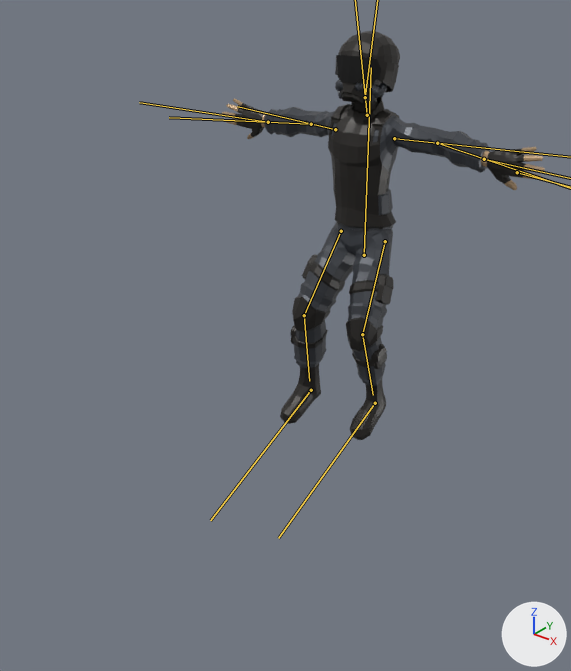
The glTF model public/models/SWAT.glb: old version first, new version second.
Rendered twice from a 50 mm lens placed at (0.019, 0.7141, 0.3658), pointed at (0.0015, 0.7358, 0.3523). The axes (+X, +Y, +Z) are drawn at lower right. The lights are the same throughout. The first picture is the older version. Both versions are drawn at frame 19 of the action 'CharacterArmature|Death'; the numbers are the values there. The bones that change are drawn over the model as lines.

Objects in the first picture: 'Swat_Body', 'Swat_Feet', 'Swat_Head', 'Swat_Legs'.
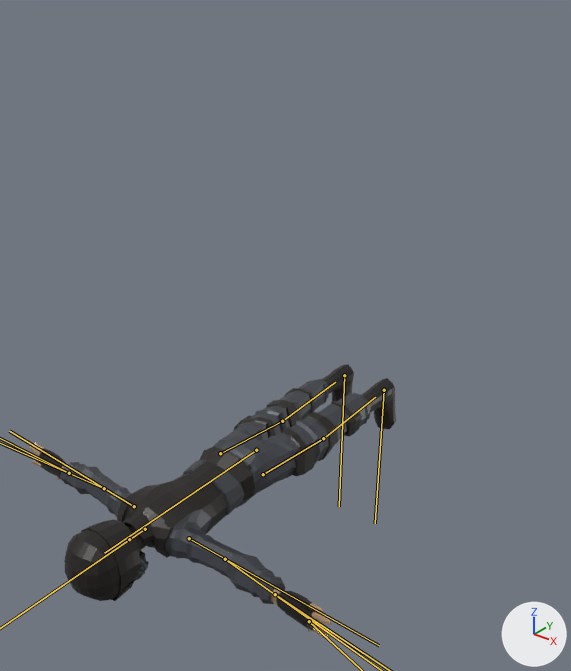
Pixel boxes (x1, y1, x2, y2) of what changed, in the pictures (571 x 671 px):
```json
{"object": "Swat_Body", "change": "posed", "before": [222, 97, 545, 229], "after": [27, 443, 335, 641], "on screen": "50% taller"}
{"object": "Swat_Legs", "change": "posed", "before": [290, 222, 394, 386], "after": [213, 379, 371, 496], "on screen": "51% wider, 28% shorter"}
{"object": "Swat_Head", "change": "posed", "before": [335, 31, 400, 113], "after": [64, 519, 149, 601]}
{"object": "Swat_Feet", "change": "posed", "before": [280, 364, 386, 440], "after": [320, 364, 396, 429]}
{"bone": "Body", "before": "(364, 255) to (371, 67)", "after": "(256, 450) to (104, 553)"}
{"bone": "UpperArm.R", "before": "(335, 129) to (237, 106)", "after": "(134, 506) to (9, 431)"}
{"bone": "UpperLeg.L", "before": "(385, 241) to (362, 334)", "after": "(263, 474) to (323, 438)"}
{"bone": "LowerLeg.L", "before": "(362, 334) to (373, 395)", "after": "(323, 438) to (375, 397)"}
{"bone": "UpperLeg.R", "before": "(341, 231) to (304, 315)", "after": "(220, 453) to (282, 421)"}
{"bone": "LowerLeg.R", "before": "(304, 315) to (309, 381)", "after": "(282, 421) to (335, 382)"}
{"bone": "Foot.L", "before": "(375, 403) to (278, 538)", "after": "(384, 390) to (375, 523)"}
{"bone": "Foot.R", "before": "(311, 390) to (210, 520)", "after": "(344, 375) to (339, 506)"}
```

Scene script edits in JSON lines:
```json
{"block": "bone_body", "where": "bone_body = bpy.data.objects['Armature'].pose.bones['Body']  # child of 'Root'"}
{"op": "set", "path": "bone_body.location", "old": "(0.0, -0.0079, -0.00671)", "new": "(0.0, 0.0, 0.0)"}
{"op": "set", "path": "bone_body.rotation_quaternion", "old": "(0.713, -0.701, 0.0, 0.0)", "new": "(1.0, 0.0, 0.0, 0.0)", "note": "degrees (-89, 0, 0) -> degrees (0, 0, 0)"}
{"block": "bone_neck", "where": "bone_neck = bpy.data.objects['Armature'].pose.bones['Neck']  # child of 'Chest'"}
{"op": "set", "path": "bone_neck.rotation_quaternion", "old": "(0.993, 0.12, 0.0, 0.0)", "new": "(1.0, 0.0, 0.0, 0.0)", "note": "degrees (14, 0, 0) -> degrees (0, 0, 0)"}
{"block": "bone_head", "where": "bone_head = bpy.data.objects['Armature'].pose.bones['Head']  # child of 'Neck'"}
{"op": "set", "path": "bone_head.rotation_quaternion", "old": "(0.978, -0.21, 0.0, 0.001)", "new": "(1.0, 0.0, 0.0, 0.0)", "note": "degrees (-24, 0, 0) -> degrees (0, 0, 0)"}
{"block": "bone_upperarm_l", "where": "bone_upperarm_l = bpy.data.objects['Armature'].pose.bones['UpperArm.L']  # child of 'Shoulder.L'"}
{"op": "set", "path": "bone_upperarm_l.rotation_quaternion", "old": "(-0.936, 0.058, -0.324, -0.125)", "new": "(1.0, 0.0, 0.0, 0.0)", "note": "degrees (-2, 38, 15) -> degrees (0, 0, 0)"}
{"block": "bone_lowerarm_l", "where": "bone_lowerarm_l = bpy.data.objects['Armature'].pose.bones['LowerArm.L']  # child of 'UpperArm.L'"}
{"op": "set", "path": "bone_lowerarm_l.rotation_quaternion", "old": "(0.974, 0.128, 0.149, -0.115)", "new": "(1.0, 0.0, 0.0, 0.0)", "note": "degrees (13, 19, -11) -> degrees (0, 0, 0)"}
{"block": "bone_wrist_l", "where": "bone_wrist_l = bpy.data.objects['Armature'].pose.bones['Wrist.L']  # child of 'LowerArm.L'"}
{"op": "set", "path": "bone_wrist_l.rotation_quaternion", "old": "(0.973, -0.013, 0.229, 0.004)", "new": "(1.0, 0.0, 0.0, 0.0)", "note": "degrees (-2, 27, 0) -> degrees (0, 0, 0)"}
{"block": "bone_index2_l", "where": "bone_index2_l = bpy.data.objects['Armature'].pose.bones['Index2.L']  # child of 'Index1.L'"}
{"op": "set", "path": "bone_index2_l.rotation_quaternion", "old": "(0.992, -0.122, 0.016, 0.001)", "new": "(1.0, 0.0, 0.0, 0.0)", "note": "degrees (-14, 2, 0) -> degrees (0, 0, 0)"}
{"block": "bone_upperarm_r", "where": "bone_upperarm_r = bpy.data.objects['Armature'].pose.bones['UpperArm.R']  # child of 'Shoulder.R'"}
{"op": "set", "path": "bone_upperarm_r.rotation_quaternion", "old": "(0.936, -0.058, -0.324, -0.125)", "new": "(1.0, 0.0, 0.0, 0.0)", "note": "degrees (-2, -38, -15) -> degrees (0, 0, 0)"}
{"block": "bone_lowerarm_r", "where": "bone_lowerarm_r = bpy.data.objects['Armature'].pose.bones['LowerArm.R']  # child of 'UpperArm.R'"}
{"op": "set", "path": "bone_lowerarm_r.rotation_quaternion", "old": "(0.978, 0.128, -0.139, 0.089)", "new": "(1.0, 0.0, 0.0, 0.0)", "note": "degrees (14, -17, 8) -> degrees (0, 0, 0)"}
{"block": "bone_wrist_r", "where": "bone_wrist_r = bpy.data.objects['Armature'].pose.bones['Wrist.R']  # child of 'LowerArm.R'"}
{"op": "set", "path": "bone_wrist_r.rotation_quaternion", "old": "(0.973, -0.013, -0.229, -0.004)", "new": "(1.0, 0.0, 0.0, 0.0)", "note": "degrees (-2, -27, 0) -> degrees (0, 0, 0)"}
{"block": "bone_upperleg_l", "where": "bone_upperleg_l = bpy.data.objects['Armature'].pose.bones['UpperLeg.L']  # child of 'Body'"}
{"op": "set", "path": "bone_upperleg_l.rotation_quaternion", "old": "(-0.974, 0.023, 0.081, -0.208)", "new": "(1.0, 0.0, 0.0, 0.0)", "note": "degrees (-5, -9, 24) -> degrees (0, 0, 0)"}
{"block": "bone_lowerleg_l", "where": "bone_lowerleg_l = bpy.data.objects['Armature'].pose.bones['LowerLeg.L']  # child of 'UpperLeg.L'"}
{"op": "set", "path": "bone_lowerleg_l.rotation_quaternion", "old": "(0.93, 0.368, 0.0, 0.0)", "new": "(1.0, 0.0, 0.0, 0.0)", "note": "degrees (43, 0, 0) -> degrees (0, 0, 0)"}
{"block": "bone_upperleg_r", "where": "bone_upperleg_r = bpy.data.objects['Armature'].pose.bones['UpperLeg.R']  # child of 'Body'"}
{"op": "set", "path": "bone_upperleg_r.rotation_quaternion", "old": "(0.963, -0.037, -0.043, -0.264)", "new": "(1.0, 0.0, 0.0, 0.0)", "note": "degrees (-3, -6, -31) -> degrees (0, 0, 0)"}
{"block": "bone_lowerleg_r", "where": "bone_lowerleg_r = bpy.data.objects['Armature'].pose.bones['LowerLeg.R']  # child of 'UpperLeg.R'"}
{"op": "set", "path": "bone_lowerleg_r.rotation_quaternion", "old": "(0.933, 0.361, 0.0, 0.0)", "new": "(1.0, 0.0, 0.0, 0.0)", "note": "degrees (42, 0, 0) -> degrees (0, 0, 0)"}
{"block": "bone_foot_l", "where": "bone_foot_l = bpy.data.objects['Armature'].pose.bones['Foot.L']  # child of 'Root'"}
{"op": "set", "path": "bone_foot_l.location", "old": "(0.0, 0.00039, -0.00078)", "new": "(0.0, 0.0, 0.0)"}
{"op": "set", "path": "bone_foot_l.rotation_quaternion", "old": "(0.842, -0.539, 0.0, 0.0)", "new": "(1.0, 0.0, 0.0, 0.0)", "note": "degrees (-65, 0, 0) -> degrees (0, 0, 0)"}
{"block": "bone_foot_r", "where": "bone_foot_r = bpy.data.objects['Armature'].pose.bones['Foot.R']  # child of 'Root'"}
{"op": "set", "path": "bone_foot_r.location", "old": "(-0.00077, 0.00032, -0.00186)", "new": "(0.0, 0.0, 0.0)"}
{"op": "set", "path": "bone_foot_r.rotation_quaternion", "old": "(0.844, -0.536, 0.0, 0.0)", "new": "(1.0, 0.0, 0.0, 0.0)", "note": "degrees (-65, 0, 0) -> degrees (0, 0, 0)"}
```
